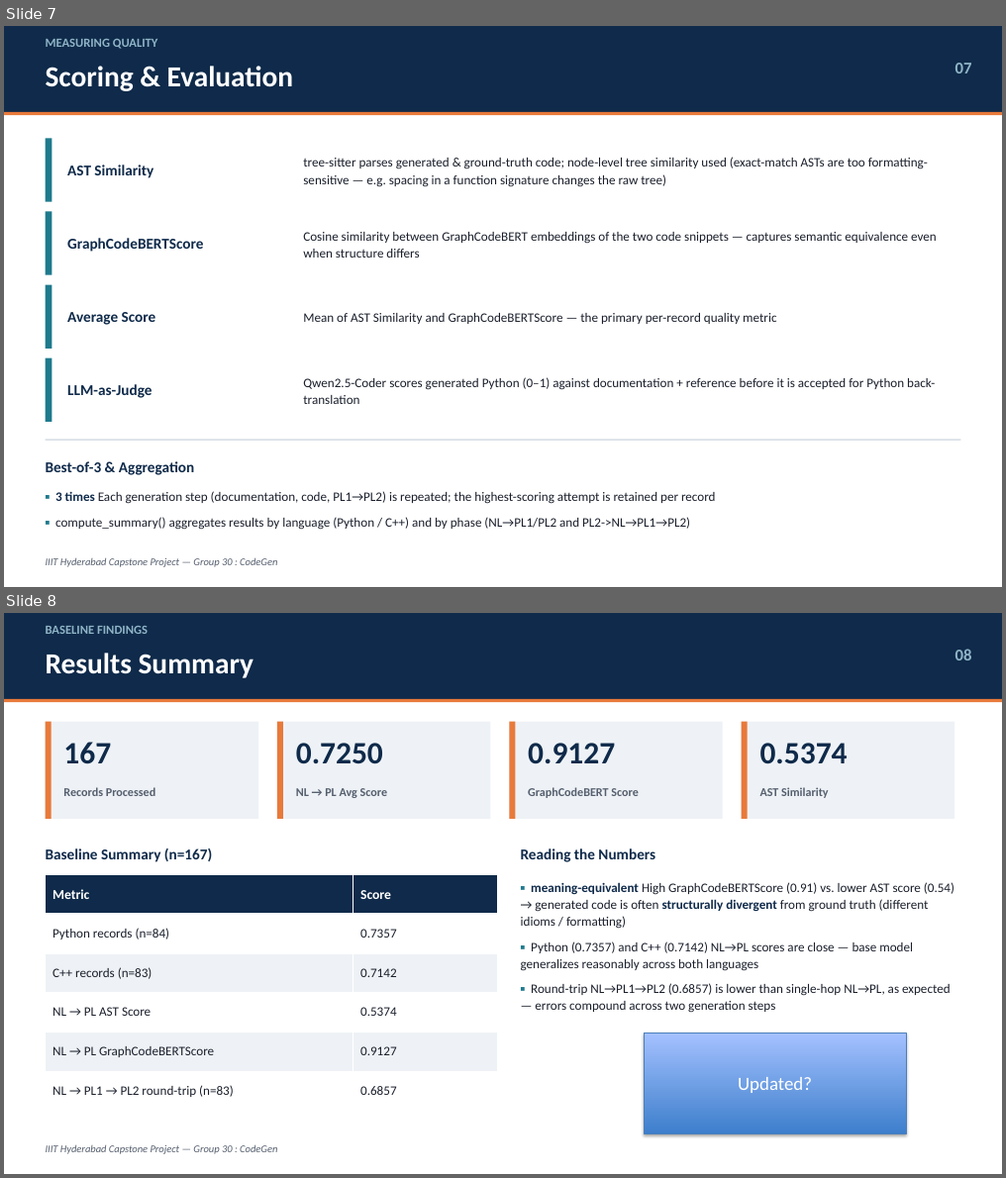
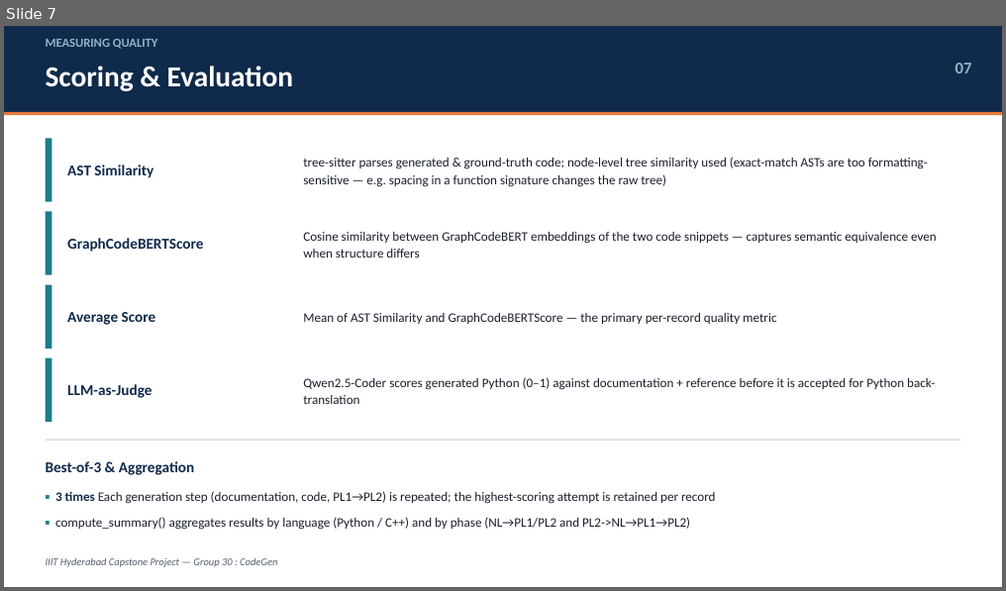
Before and after one commit to nayanjha16/CodeGen-Implementations-May_26, a slide deck: Group-30/Presentation/Group30-CodeGen-Capstone-Presentation_Final.pptx. Shown one above the other, each under a label of ours: slides 7 and 8 before the commit, slide 7 after it. The pictures are 1006x1178 and 1006x591 pixels, drawn with LibreOffice and Linux fonts; fonts in the diff are those of the drawing. Boxes give left, top, right and bottom in pixels: in the first picture for what was removed or moved away, otherwise in the second. Text is boxed around its words. In the diff, an @@ line names an element or a change of style, - is before the commit and + after.

```diff
--- a/Group-30/Presentation/Group30-CodeGen-Capstone-Presentation_Final.pptx
+++ b/Group-30/Presentation/Group30-CodeGen-Capstone-Presentation_Final.pptx
@@ slide 8 removed at (4, 613, 1002, 1174), background #FFFFFF @@
@@ rectangle removed at (4, 613, 1002, 699) @@
@@ text removed at (46, 626, 148, 634) @@
-BASELINE FINDINGS
@@ text removed at (46, 653, 253, 678) @@
-Results Summary
@@ text removed at (955, 649, 972, 661) @@
-08
@@ rectangle removed at (4, 699, 1002, 702) @@
@@ rectangle removed at (46, 722, 258, 819) @@
@@ rectangle removed at (46, 722, 52, 819) @@
@@ rectangle removed at (277, 722, 491, 819) @@
@@ rectangle removed at (277, 722, 283, 819) @@
@@ rectangle removed at (509, 722, 723, 819) @@
@@ rectangle removed at (509, 722, 515, 819) @@
@@ rectangle removed at (742, 722, 954, 819) @@
@@ rectangle removed at (742, 722, 747, 819) @@
@@ text removed at (63, 742, 111, 764) @@
-167
@@ text removed at (296, 743, 383, 764) @@
-0.7250
@@ text removed at (528, 743, 615, 763) @@
-0.9127
@@ text removed at (760, 743, 847, 764) @@
-0.5374
@@ text removed at (63, 787, 155, 796) @@
-Records Processed
@@ text removed at (296, 788, 387, 798) @@
-NL → PL Avg Score
@@ text removed at (528, 787, 638, 798) @@
-GraphCodeBERT Score
@@ text removed at (760, 787, 829, 798) @@
-AST Similarity
@@ text removed at (46, 849, 212, 862) @@
-Baseline Summary (n=167)
@@ text removed at (521, 849, 655, 862) @@
-Reading the Numbers
@@ table removed at (46, 875, 498, 1111), 6 rows, 2 columns @@
-Metric | Score
-Python records (n=84) | 0.7357
-C++ records (n=83) | 0.7142
-NL → PL AST Score | 0.5374
-NL → PL GraphCodeBERTScore | 0.9127
-NL → PL1 → PL2 round-trip (n=83) | 0.6857
@@ text removed at (521, 882, 954, 1013) @@
-▪ meaning-equivalent High GraphCodeBERTScore (0.91) vs. lower AST score (0.54) → generated code is often structurally divergent from ground truth (different idioms / formatting)
-▪ Python (0.7357) and C++ (0.7142) NL→PL scores are close — base model generalizes reasonably across both languages
-▪ Round-trip NL→PL1→PL2 (0.6857) is lower than single-hop NL→PL, as expected — errors compound across two generation steps
@@ rectangle removed at (645, 1033, 906, 1134) @@
-Updated?
@@ text removed at (46, 1146, 277, 1155) @@
-IIIT Hyderabad Capstone Project — Group 30 : CodeGen
```
Also in this commit, not shown: 4 slides changed.
